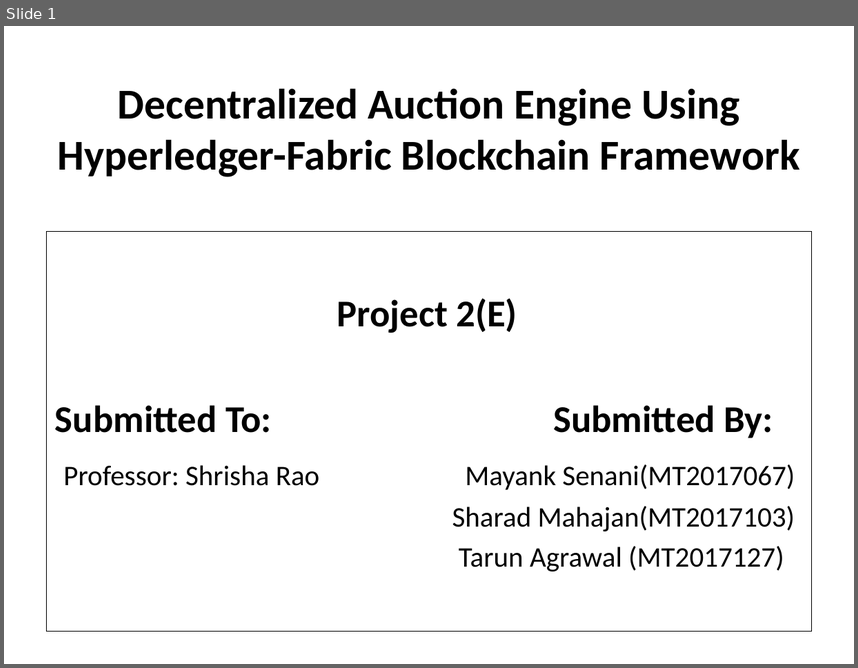
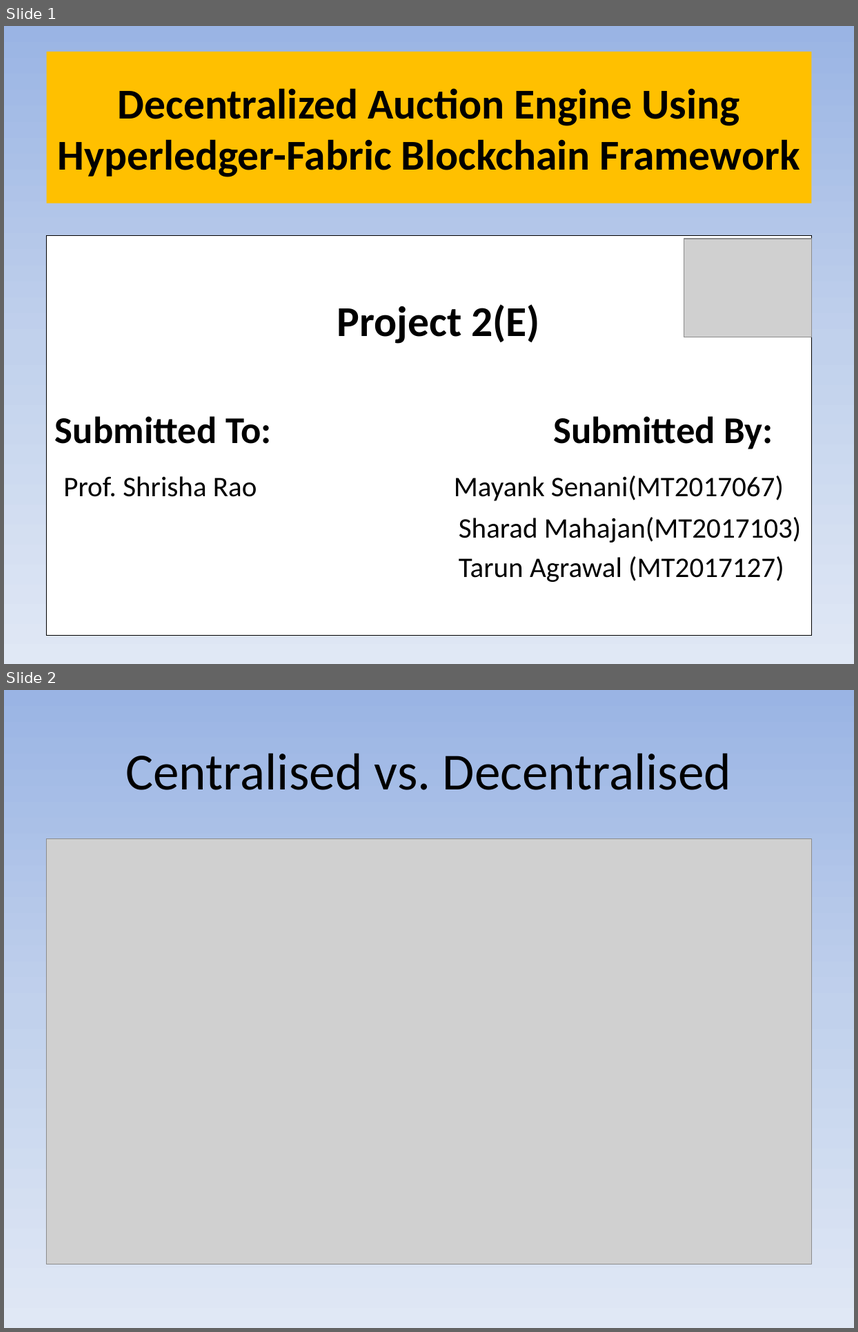
Before and after one commit to senani-mayank/Auction-Engine, a slide deck: slides/auctionfinal.pptx. Shown one above the other, each under a label of ours: slide 1 before the commit, slides 1 and 2 after it. The pictures are 858x668 and 858x1332 pixels, drawn with LibreOffice and Linux fonts; fonts in the diff are those of the drawing; grey boxes stand for pictures; background and template pictures are left out. Boxes give left, top, right and bottom in pixels: in the first picture for what was removed or moved away, otherwise in the second. Text is boxed around its words. In the diff, an @@ line names an element or a change of style, - is before the commit and + after.

```diff
--- a/slides/auctionfinal.pptx
+++ b/slides/auctionfinal.pptx
@@ slide 2 added at (4, 690, 854, 1328), background gradient #9AB5E4 to #C2D1ED to #E1E8F5 @@
@@ title added at (125, 753, 732, 790), 44 pt, text #000000 @@
+Centralised vs. Decentralised
@@ picture added at (47, 839, 811, 1264) @@
@@ slide 1 changed as well @@
@@ background picture (left out) to gradient #9AB5E4 to #C2D1ED to #E1E8F5 @@
@@ title "Decentralized Auction Engine Using Hyperledger-Fabric ...": place and size @@
-title "Decentralized Auction Engine Using Hyperledger-Fabric ..." at (57, 88, 800, 177)
+title "Decentralized Auction Engine Using Hyperledger-Fabric ..." at (47, 52, 811, 203)
@@ title "Decentralized Auction Engine Using Hyperledger-Fabric ..." at (47, 52, 811, 203): fill none to #FFC000 @@
@@ text "Project 2(E)": place and size @@
-text "Project 2(E)" at (47, 232, 811, 631)
+text "Project 2(E)" at (47, 236, 811, 635)
@@ picture added at (684, 239, 811, 337) @@
@@ text at (337, 304, 540, 343): size 32 to 36 pt in "Project 2(E)" @@
@@ text at (63, 475, 784, 501): text changed @@
-Professor: Shrisha Rao Mayank Senani(MT2017067)
+Prof. Shrisha Rao Mayank Senani(MT2017067)
```
Also in this commit, not shown: 2 other slides changed, 12 other slides added, 3 slides removed.
